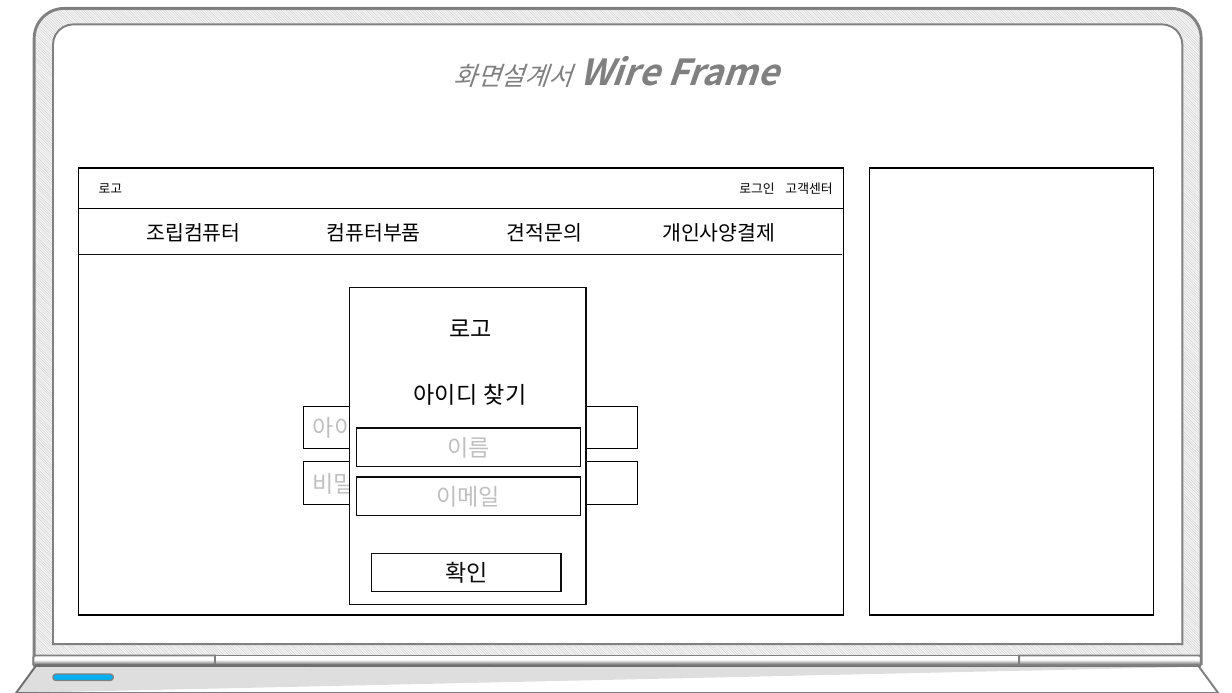
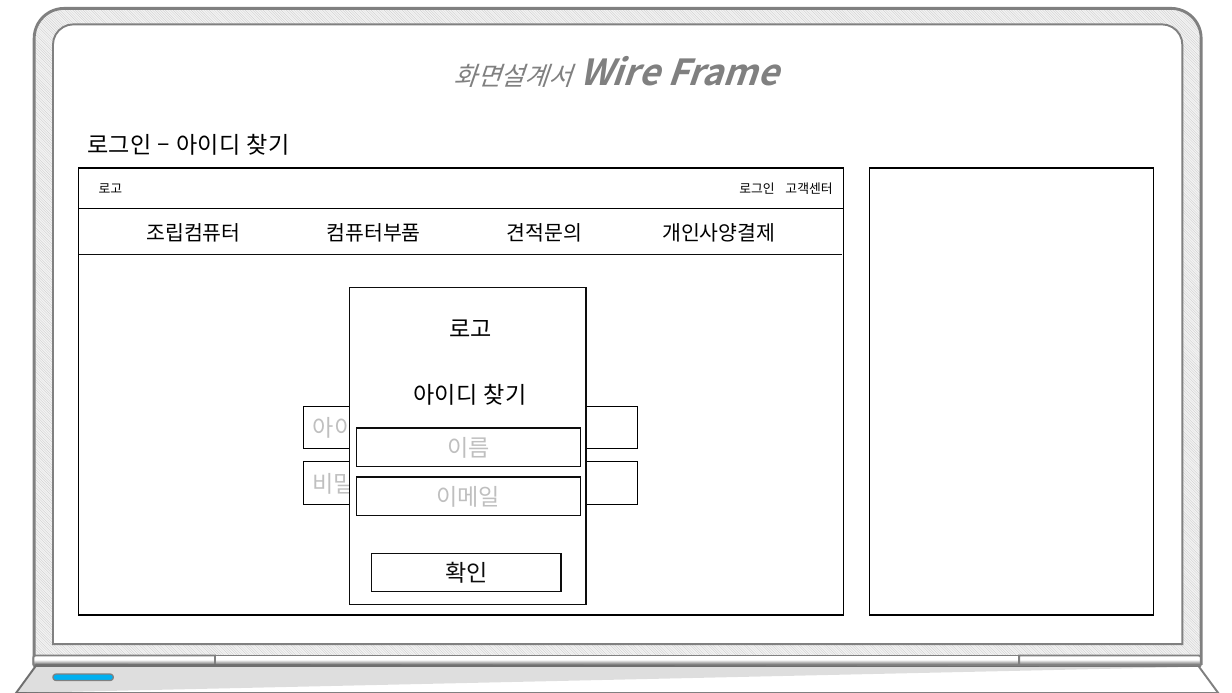
Before and after one commit to hhsw07/ezen-academy-projects, a slide deck: slide 16 of WebContent/발표/프로젝트5.pptx. Drawn at 1232x693 pixels with LibreOffice and Linux fonts; fonts in the diff are those of the drawing. Boxes give left, top, right and bottom in pixels: in the first picture for what was removed or moved away, otherwise in the second. Text is boxed around its words. In the diff, an @@ line names an element or a change of style, - is before the commit and + after.

```diff
--- a/WebContent/발표/프로젝트5.pptx
+++ b/WebContent/발표/프로젝트5.pptx
@@ text added at <box>88,133,290,155</box>, 18 pt, text #000000 @@
+로그인 – 아이디 찾기
```
Also in this commit, not shown: 13 other slides changed, 6 slides added.
